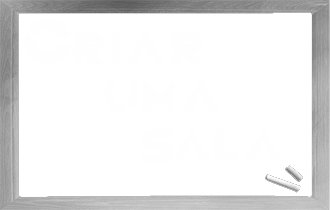
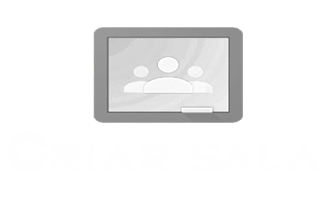
Layer changes from the first 330px x 210px image to the second:
moved "Camada 1" above "Criar uma sala", painted on it over [0, 0, 330, 210]
painted on "Criar uma sala" over [6, 18, 321, 173]
